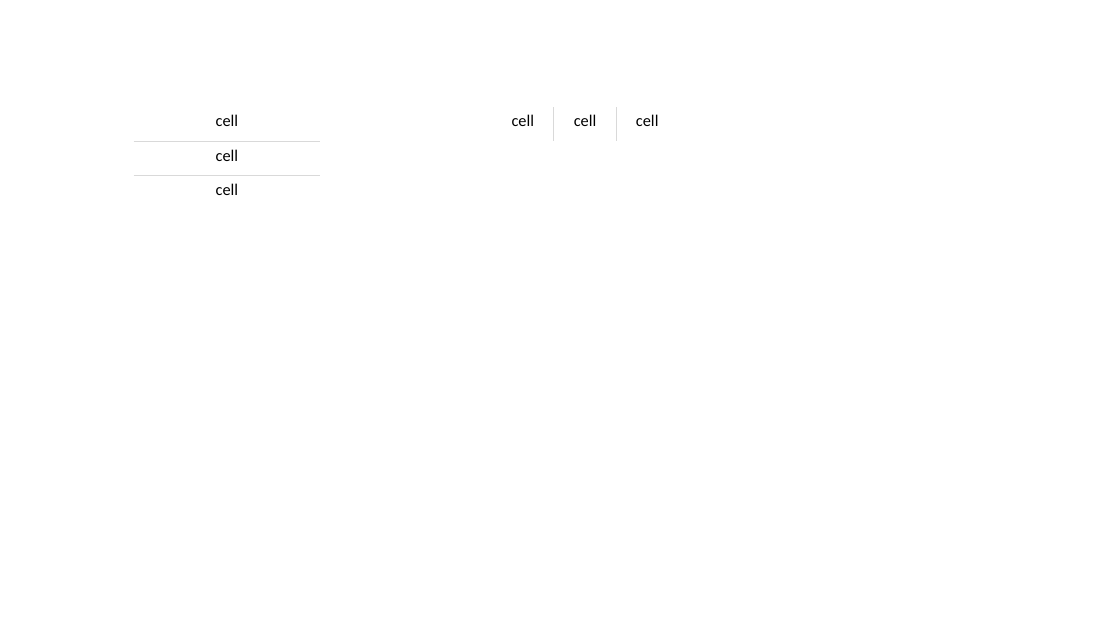
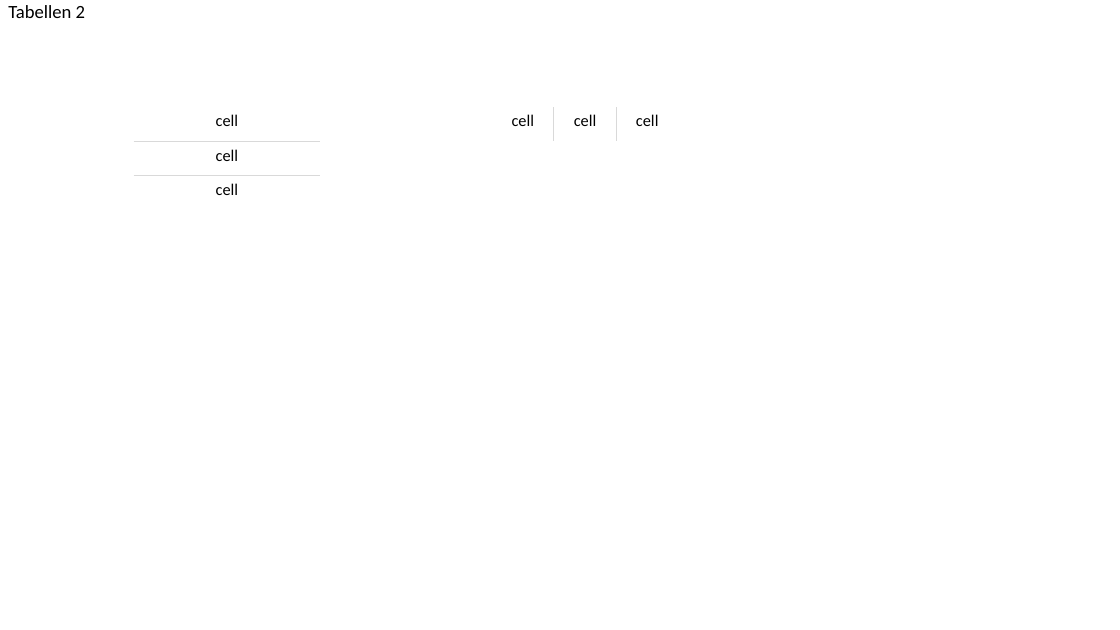
Before and after one commit to singerla/pptx-automizer, a slide deck: slide 2 of __tests__/pptx-templates/SlideWithTables.pptx. Drawn at 1120x630 pixels with LibreOffice and Linux fonts; fonts in the diff are those of the drawing. Boxes give left, top, right and bottom in pixels: in the first picture for what was removed or moved away, otherwise in the second. Text is boxed around its words. In the diff, an @@ line names an element or a change of style, - is before the commit and + after.

```diff
--- a/__tests__/pptx-templates/SlideWithTables.pptx
+++ b/__tests__/pptx-templates/SlideWithTables.pptx
@@ title added at (8, 5, 85, 18), 16 pt, text #000000 @@
+Tabellen 2
```
Also in this commit, not shown: 1 other slide changed, 5 other files.
